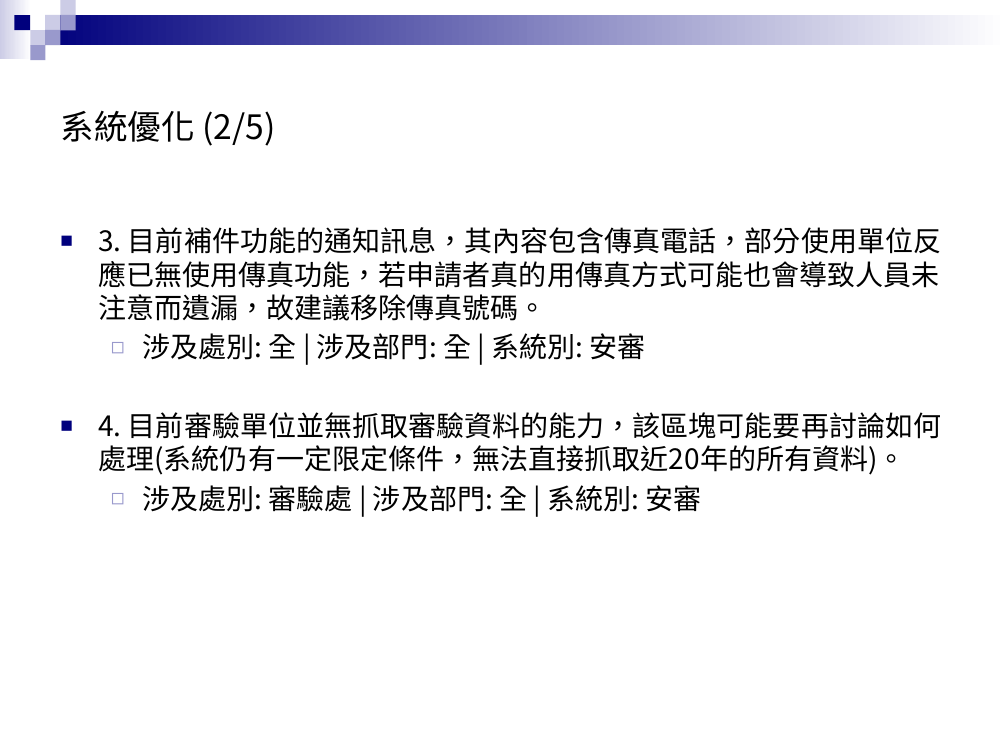
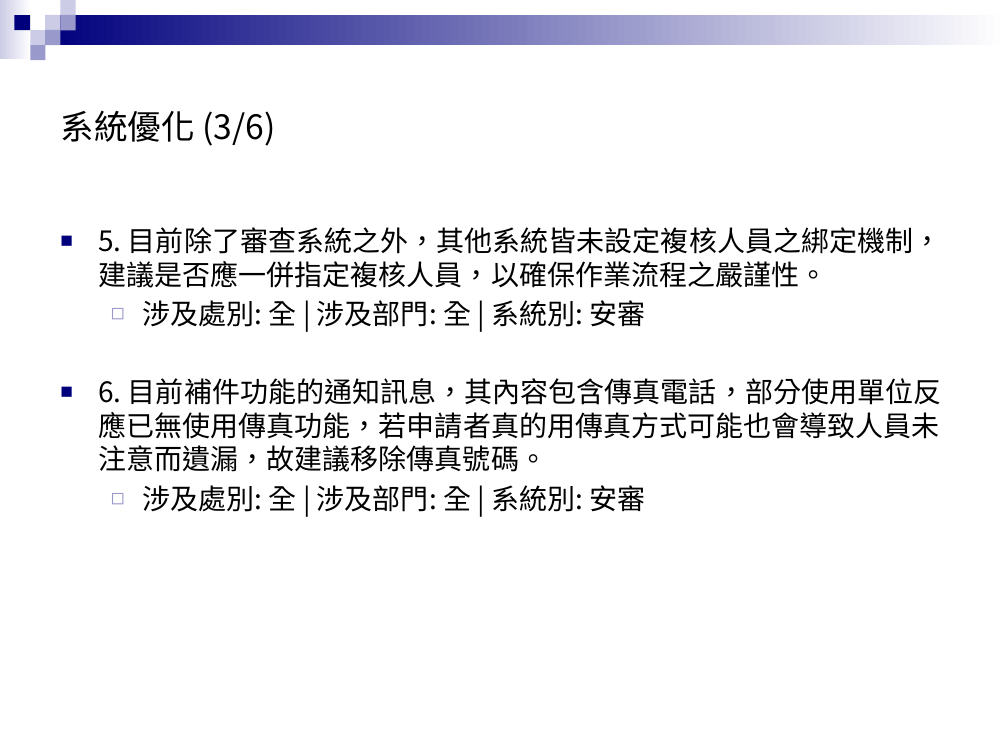
Before and after one commit to zx90316/202508-----, a slide deck: slide 11 of 系統交流會議題簡報.pptx (slide 6 before the commit). Drawn at 1008x756 pixels with LibreOffice and Linux fonts; fonts in the diff are those of the drawing; background and template pictures are left out. Boxes give left, top, right and bottom in pixels: in the first picture for what was removed or moved away, otherwise in the second. Text is boxed around its words. In the diff, an @@ line names an element or a change of style, - is before the commit and + after.

Commit message:
更新 ExcelToJsonPresentation 類別以排除「宣導」類別的議題，並新增目錄頁與議題動機頁。修正 JSON 檔案中的類別名稱與統計數據，並更新 requirements.txt 以包含 pywin32 套件。刪除不再使用的設定檔案 settings.local.json。

```diff
--- a/系統交流會議題簡報.pptx
+++ b/系統交流會議題簡報.pptx
@@ title at (60, 110, 275, 146): text changed @@
-系統優化 (2/5)
+系統優化 (3/6)
@@ text at (98, 227, 942, 288): text changed @@
-■ 3. 目前補件功能的通知訊息，其內容包含傳真電話，部分使用單位反應已無使用傳真功能，若申請者真的用傳真方式可能也會導致人員未注意而遺漏，故建議移除傳真號碼。
+■ 5. 目前除了審查系統之外，其他系統皆未設定複核人員之綁定機制，建議是否應一併指定複核人員，以確保作業流程之嚴謹性。
@@ text at (98, 378, 942, 512): text changed @@
-■ 4. 目前審驗單位並無抓取審驗資料的能力，該區塊可能要再討論如何處理(系統仍有一定限定條件，無法直接抓取近20年的所有資料)。
-  ◻ 涉及處別: 審驗處 | 涉及部門: 全 | 系統別: 安審
+■ 6. 目前補件功能的通知訊息，其內容包含傳真電話，部分使用單位反應已無使用傳真功能，若申請者真的用傳真方式可能也會導致人員未注意而遺漏，故建議移除傳真號碼。
+  ◻ 涉及處別: 全 | 涉及部門: 全 | 系統別: 安審
```
Also in this commit, not shown: 22 other slides changed, 5 slides added, 6 other files.
